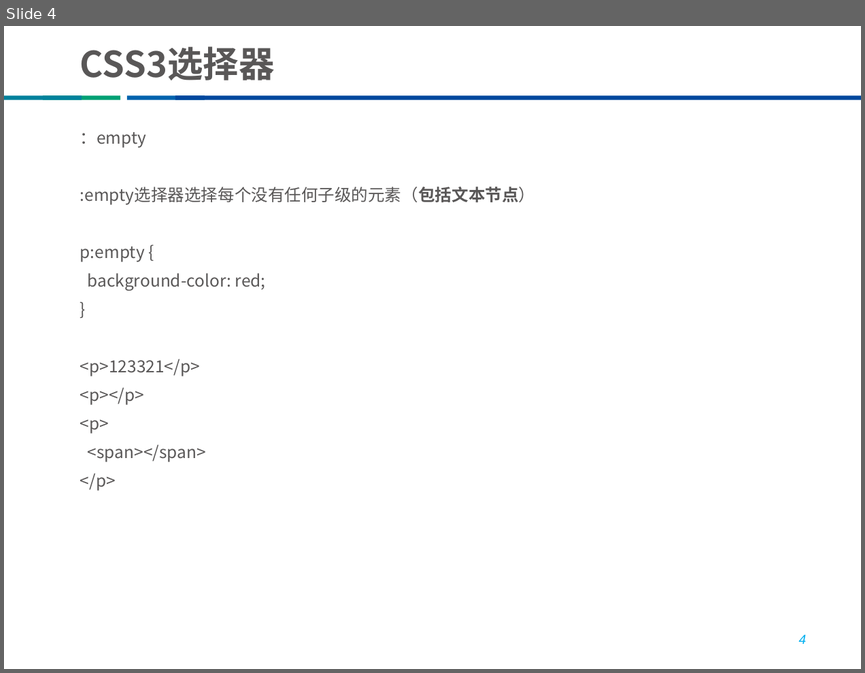
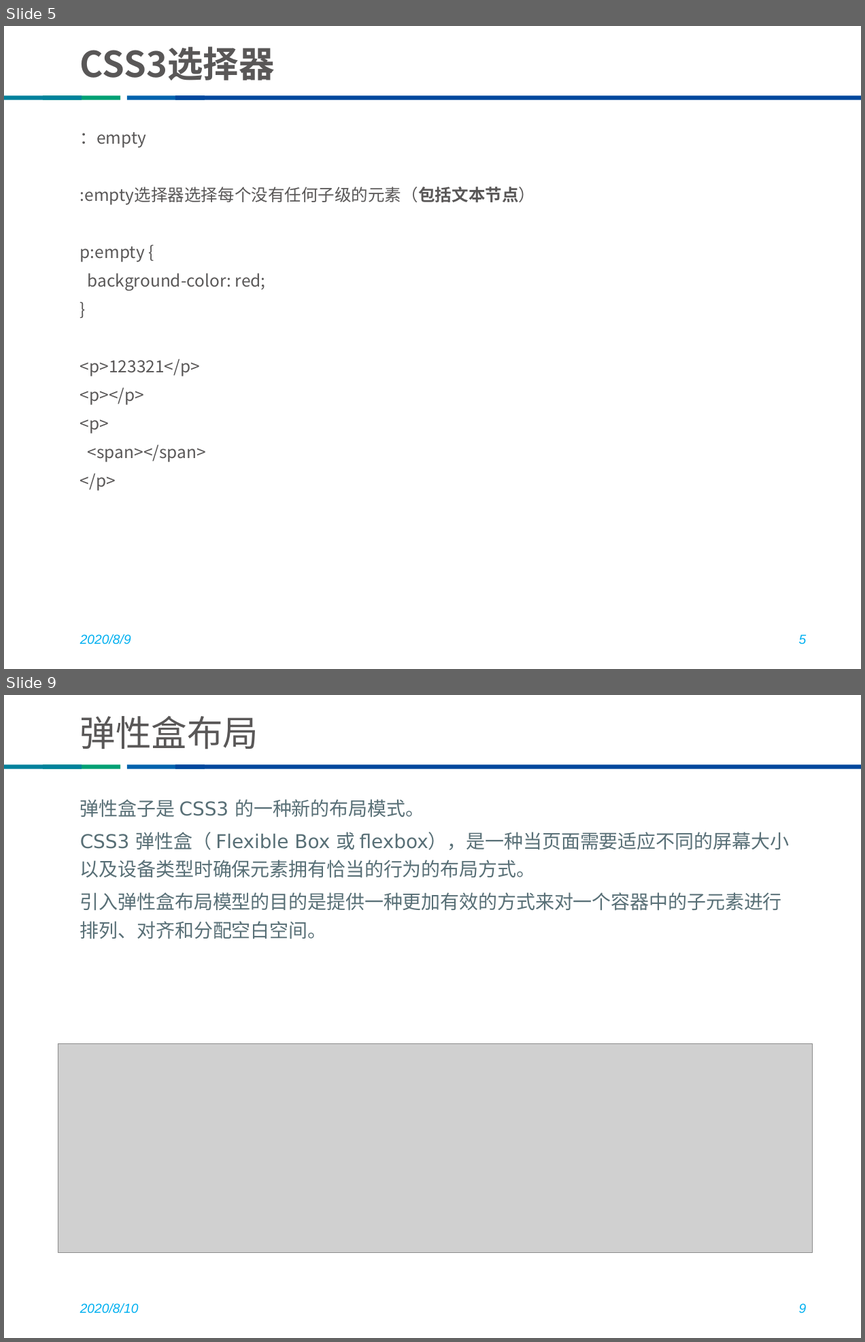
Before and after one commit to he8hepeng/thunisoftCli3, a slide deck: css教案（修改版）.pptx. Shown one above the other, each under a label of ours: slide 4 before the commit, slides 5 and 9 after it; the slides between them are not shown. The pictures are 865x673 and 865x1342 pixels, drawn with LibreOffice and Linux fonts; fonts in the diff are those of the drawing; grey boxes stand for pictures; background and template pictures are left out. Boxes give left, top, right and bottom in pixels: in the first picture for what was removed or moved away, otherwise in the second. Text is boxed around its words. In the diff, an @@ line names an element or a change of style, - is before the commit and + after.

```diff
--- a/css教案（修改版）.pptx
+++ b/css教案（修改版）.pptx
@@ slide 9 added at box(4, 695, 861, 1338), background #FFFFFF; not listed: 4 template elements that a slide beside it also shows @@
@@ title added at box(80, 716, 258, 749), 30 pt, text #595757 @@
+弹性盒布局
@@ text added at box(80, 799, 789, 938), 16 pt, text #586F76 @@
+弹性盒子是 CSS3 的一种新的布局模式。
+CSS3 弹性盒（ Flexible Box 或 flexbox），是一种当页面需要适应不同的屏幕大小以及设备类型时确保元素拥有恰当的行为的布局方式。
+引入弹性盒布局模型的目的是提供一种更加有效的方式来对一个容器中的子元素进行排列、对齐和分配空白空间。
@@ picture added at box(58, 1043, 812, 1252) @@
@@ text added at box(80, 1303, 139, 1313), 11 pt, text #00B0F0, italic @@
+2020/8/10
@@ page number added at box(799, 1303, 806, 1312), 11 pt, text #00B0F0, italic @@
+9
@@ what was slide 4 is now slide 5 @@
@@ slide 5 changed as well @@
@@ text added at box(80, 634, 131, 644), 11 pt, text #00B0F0, italic @@
+2020/8/9
@@ page number at box(799, 634, 806, 644): text changed @@
-4
+5
```
Also in this commit, not shown: 4 other slides changed, 6 other slides added, 15 other files.
